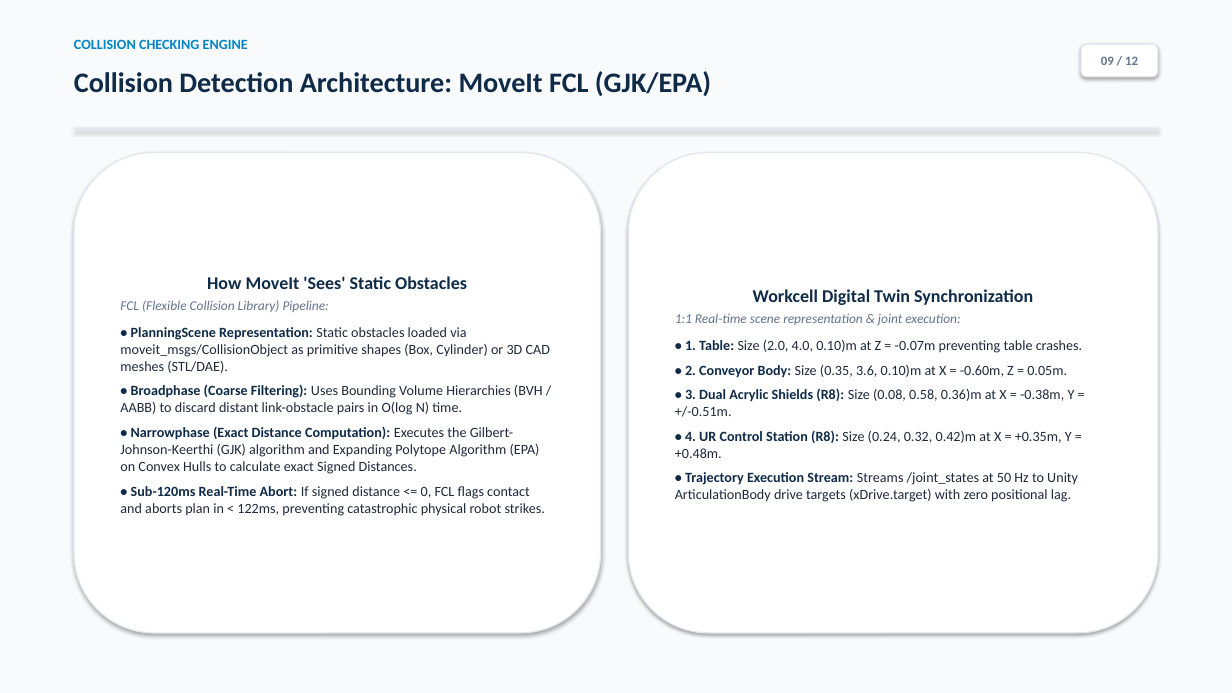
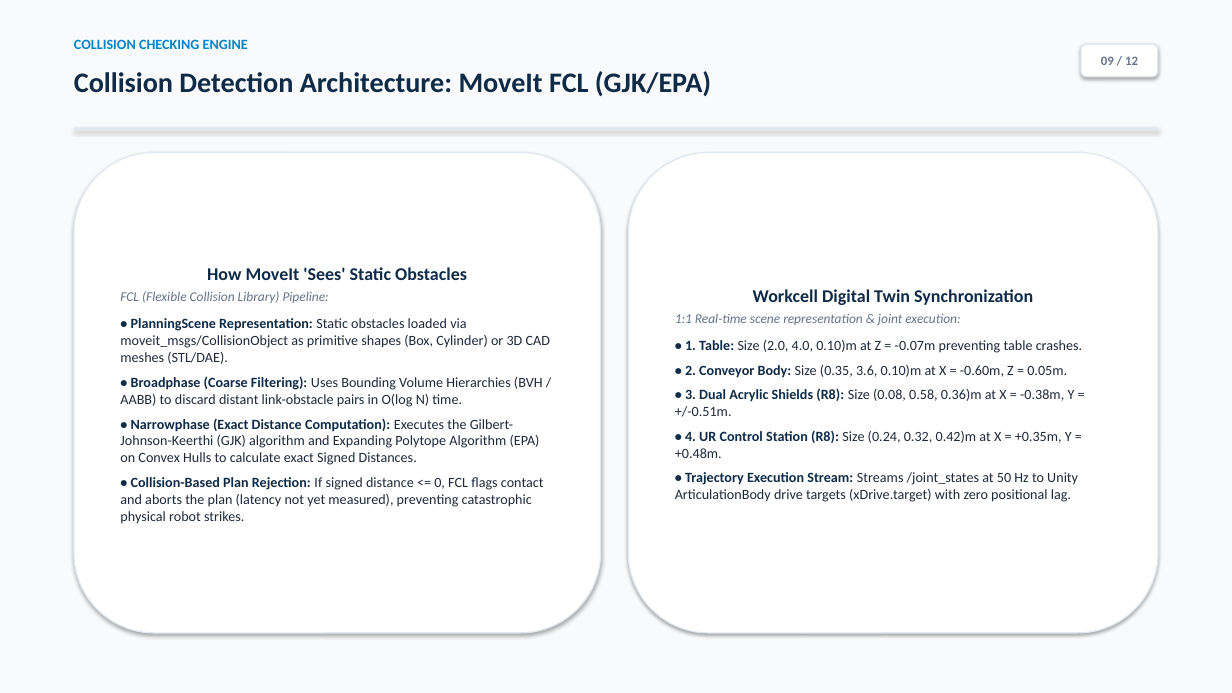
Before and after one commit to Aqikop/VGU26-Project-UC8, a slide deck: slide 9 of docs/week06/UC8_Week06_Presentation.pptx. Drawn at 1232x693 pixels with LibreOffice and Linux fonts; fonts in the diff are those of the drawing. Boxes give left, top, right and bottom in pixels: in the first picture for what was removed or moved away, otherwise in the second. Text is boxed around its words. In the diff, an @@ line names an element or a change of style, - is before the commit and + after.

```diff
--- a/docs/week06/UC8_Week06_Presentation.pptx
+++ b/docs/week06/UC8_Week06_Presentation.pptx
@@ text in rounded rectangle at (120, 477, 544, 524): text changed @@
-• Sub-120ms Real-Time Abort: If signed distance <= 0, FCL flags contact and aborts plan in < 122ms, preventing catastrophic physical robot strikes.
+• Collision-Based Plan Rejection: If signed distance <= 0, FCL flags contact and aborts the plan (latency not yet measured), preventing catastrophic physical robot strikes.
```
Also in this commit, not shown: 5 other slides changed, 13 other files.
